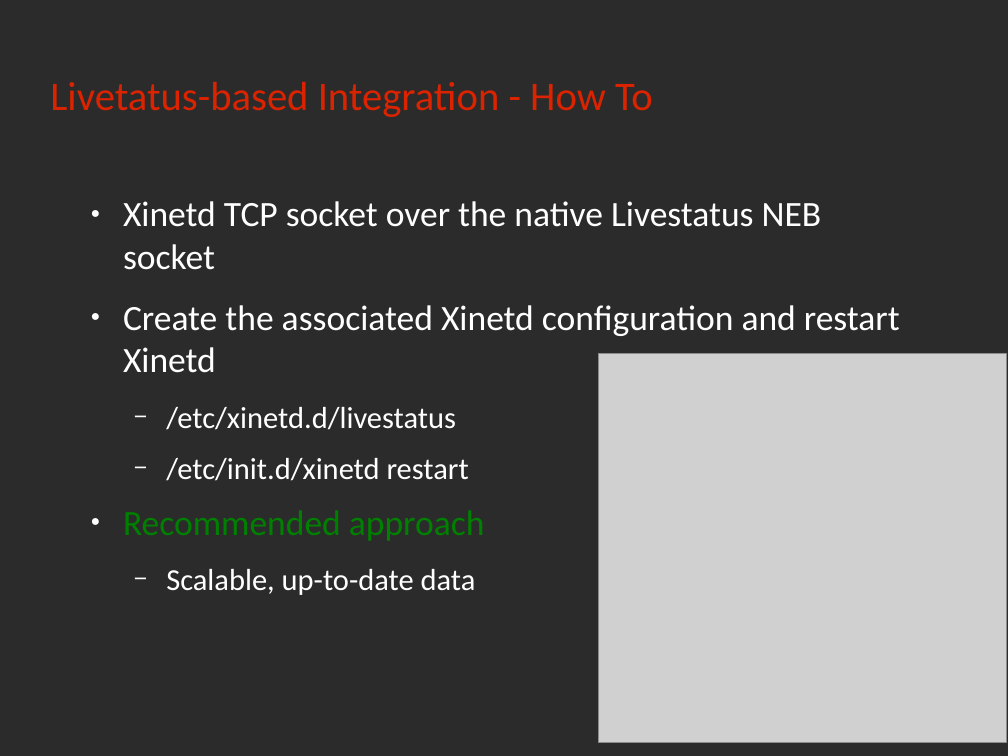
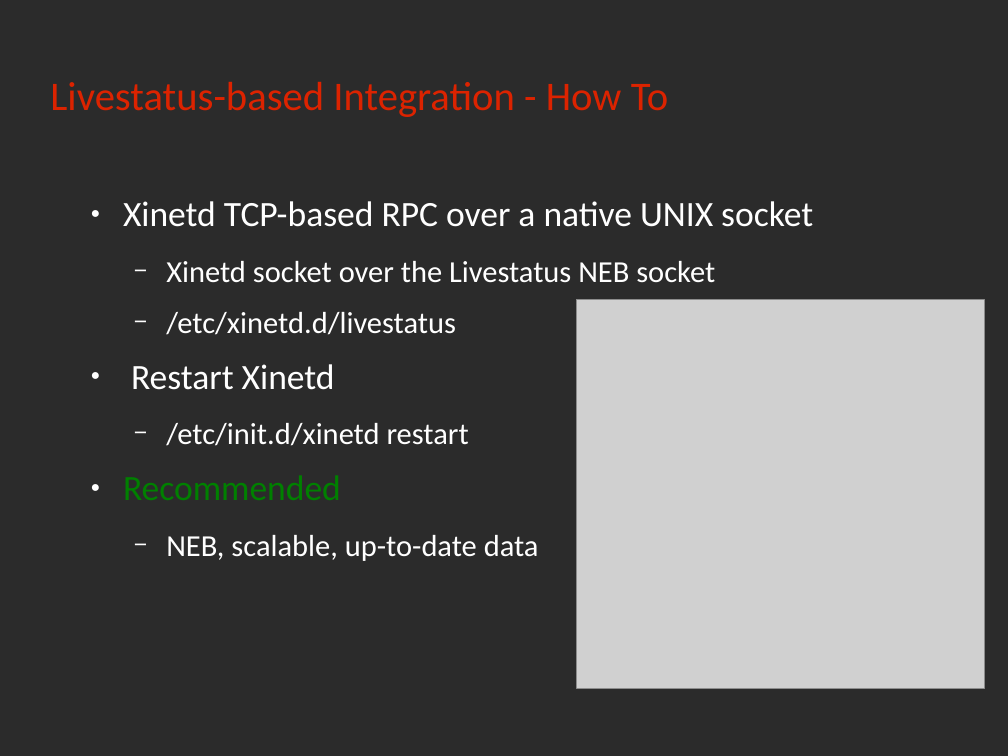
Before and after one commit to rchakode/realopinsight, a slide deck: slide 27 of doc/talks/nwc-2013.odp (slide 28 before the commit). Drawn at 1008x756 pixels with LibreOffice and Linux fonts; fonts in the diff are those of the drawing; grey boxes stand for pictures; background and template pictures are left out; a plain dark background stands for a picture behind light text. Boxes give left, top, right and bottom in pixels: in the first picture for what was removed or moved away, otherwise in the second. Text is boxed around its words. In the diff, an @@ line names an element or a change of style, - is before the commit and + after.

```diff
--- a/doc/talks/nwc-2013.odp
+++ b/doc/talks/nwc-2013.odp
@@ title at (50,82,669,117): text changed @@
-Livetatus-based Integration - How To
+Livestatus-based Integration - How To
@@ text at (123,201,813,283): text changed @@
-● Xinetd TCP socket over the native Livestatus NEB socket
-● Create the associated Xinetd configuration and restart Xinetd
+● Xinetd TCP-based RPC over a native UNIX socket
+  − Xinetd socket over the Livestatus NEB socket
@@ picture: place and size @@
-picture at (598,354,1006,743)
+picture at (577,300,985,689)
@@ text at (131,364,335,390): paragraph added @@
+● Restart Xinetd
@@ text at (166,535,539,561): text changed @@
-● Recommended approach
-  − Scalable, up-to-date data
+● Recommended
+  − NEB, scalable, up-to-date data
```
Also in this commit, not shown: 5 other slides changed, 1 slide removed, 32 other files.
